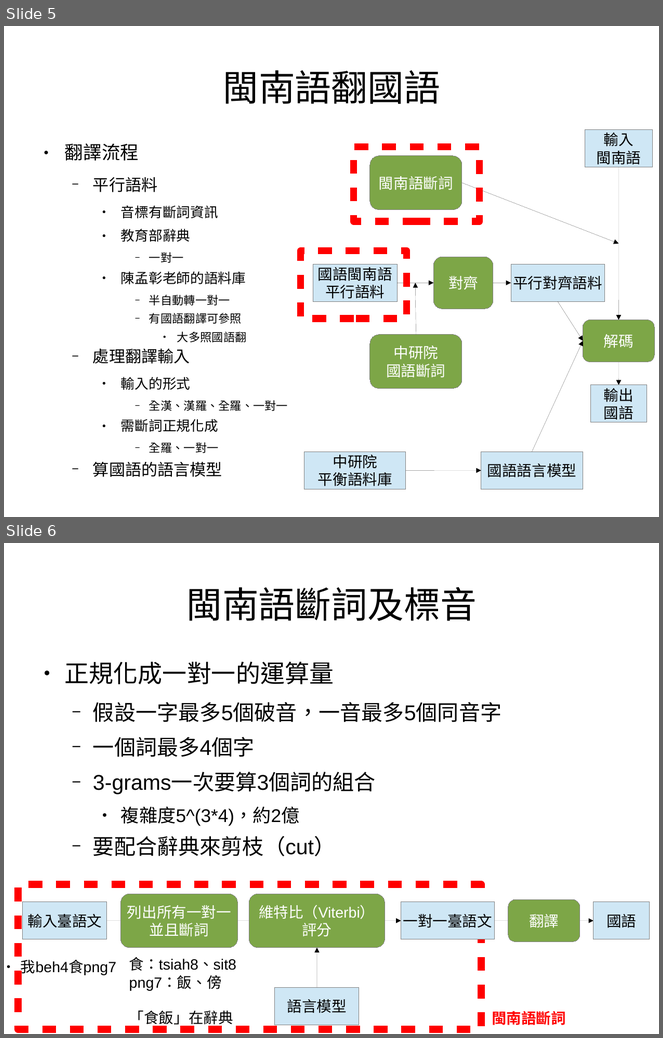
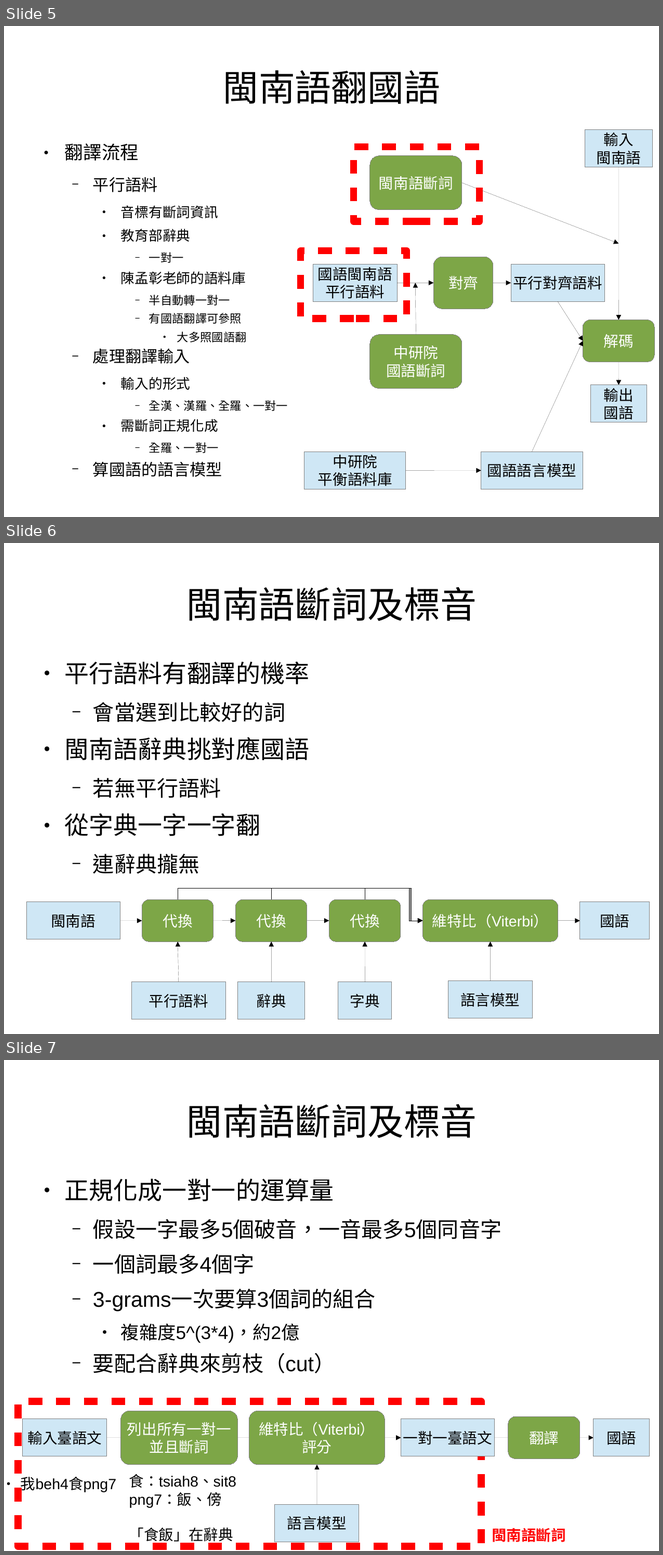
Before and after one commit to sih4sing5hong5/po3-ko3_tau5-iann2-phinn3, a slide deck: 翻譯報告.odp. Shown one above the other, each under a label of ours: slides 5 and 6 before the commit, slides 5, 6 and 7 after it. The pictures are 663x1038 and 663x1555 pixels, drawn with LibreOffice and Linux fonts; fonts in the diff are those of the drawing. Boxes give left, top, right and bottom in pixels: in the first picture for what was removed or moved away, otherwise in the second. Text is boxed around its words. In the diff, an @@ line names an element or a change of style, - is before the commit and + after.

Commit message:
加翻譯先經過平行語料、辭典、字典的翻譯　丞宏

```diff
--- a/翻譯報告.odp
+++ b/翻譯報告.odp
@@ slide 6 added at [4, 543, 659, 1034], background #FFFFFF @@
@@ title added at [186, 587, 477, 621], 44 pt, text #000000 @@
+閩南語斷詞及標音
@@ text added at [65, 662, 309, 874], 29.6 pt, text #000000 @@
+● 平行語料有翻譯的機率
+  − 會當選到比較好的詞
+● 閩南語辭典挑對應國語
+  − 若無平行語料
+● 從字典一字一字翻
+  − 連辭典攏無
@@ rounded rectangle added at [142, 900, 213, 942], fill #7DA647, outline #808080 0 pt, 18 pt, text #FFFFFF @@
+代換
@@ elbow arrow added from (178, 900) to (423, 921), #000000 0 pt @@
@@ rounded rectangle added at [236, 900, 307, 942], fill #7DA647, outline #808080 0 pt, 18 pt, text #FFFFFF @@
+代換
@@ elbow arrow added from (272, 900) to (423, 921), #000000 0 pt @@
@@ rounded rectangle added at [329, 900, 401, 942], fill #7DA647, outline #808080 0 pt, 18 pt, text #FFFFFF @@
+代換
@@ elbow arrow added from (365, 900) to (423, 921), #000000 0 pt @@
@@ rounded rectangle added at [423, 900, 559, 942], fill #7DA647, outline #808080 0 pt, 18 pt, text #FFFFFF @@
+維特比（Viterbi）
@@ rectangle added at [26, 902, 120, 940], fill #CFE7F5, outline #808080 0 pt, 18 pt, text #000000 @@
+閩南語
@@ rectangle added at [580, 902, 650, 940], fill #CFE7F5, outline #808080 0 pt, 18 pt, text #000000 @@
+國語
@@ arrow added from (120, 921) to (142, 921), #000000 0 pt @@
@@ arrow added from (214, 921) to (236, 921), #000000 0 pt @@
@@ arrow added from (307, 921) to (329, 921), #000000 0 pt @@
@@ arrow added from (558, 921) to (580, 921), #000000 0 pt @@
@@ arrow added from (179, 982) to (178, 942), #000000 0 pt @@
@@ arrow added from (272, 982) to (272, 942), #000000 0 pt @@
@@ arrow added from (365, 982) to (365, 942), #000000 0 pt @@
@@ arrow added from (490, 981) to (491, 942), #000000 0 pt @@
@@ rectangle added at [132, 982, 226, 1020], fill #CFE7F5, outline #808080 0 pt, 18 pt, text #000000 @@
+平行語料
@@ rectangle added at [237, 982, 305, 1020], fill #CFE7F5, outline #808080 0 pt, 18 pt, text #000000 @@
+辭典
@@ rectangle added at [338, 982, 391, 1020], fill #CFE7F5, outline #808080 0 pt, 18 pt, text #000000 @@
+字典
@@ rectangle added at [449, 981, 533, 1019], fill #CFE7F5, outline #808080 0 pt, 18 pt, text #000000 @@
+語言模型
@@ what was slide 6 is now slide 7 @@
```
